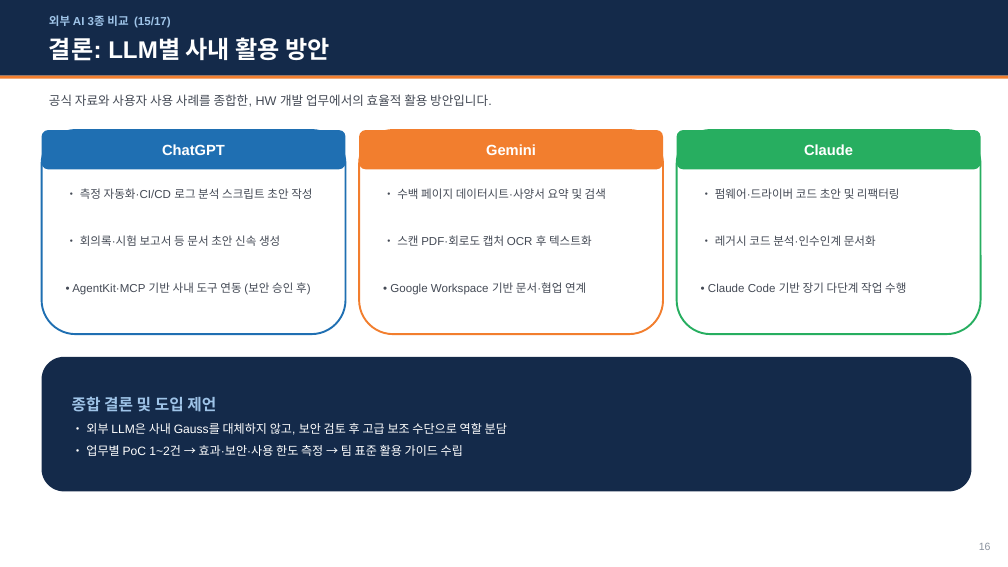
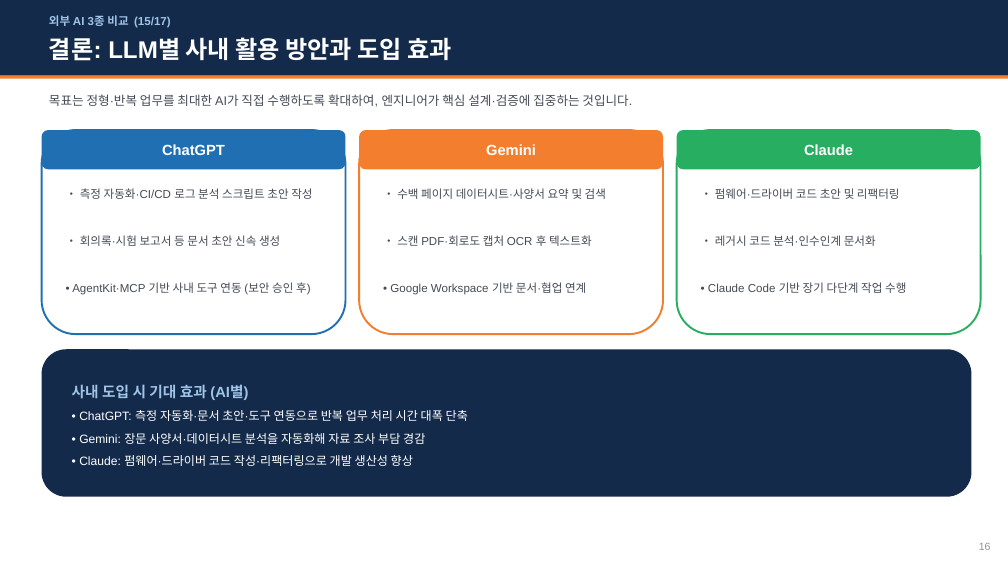
Before and after one commit to whaleonbush/poc, a slide deck: slide 16 of 외부AI_3종_비교조사.pptx. Drawn at 1008x567 pixels with LibreOffice and Linux fonts; fonts in the diff are those of the drawing. Boxes give left, top, right and bottom in pixels: in the first picture for what was removed or moved away, otherwise in the second. Text is boxed around its words. In the diff, an @@ line names an element or a change of style, - is before the commit and + after.

```diff
--- a/외부AI_3종_비교조사.pptx
+++ b/외부AI_3종_비교조사.pptx
@@ text at (49, 37, 452, 61): text changed @@
-결론: LLM별 사내 활용 방안
+결론: LLM별 사내 활용 방안과 도입 효과
@@ text at (49, 94, 632, 107): text changed @@
-공식 자료와 사용자 사용 사례를 종합한, HW 개발 업무에서의 효율적 활용 방안입니다.
+목표는 정형·반복 업무를 최대한 AI가 직접 수행하도록 확대하여, 엔지니어가 핵심 설계·검증에 집중하는 것입니다.
@@ rounded rectangle: place and size @@
-rounded rectangle at (42, 357, 972, 492)
+rounded rectangle at (42, 349, 972, 497)
@@ text at (72, 384, 468, 466): text changed @@
-종합 결론 및 도입 제언
-• 외부 LLM은 사내 Gauss를 대체하지 않고, 보안 검토 후 고급 보조 수단으로 역할 분담
-• 업무별 PoC 1~2건 → 효과·보안·사용 한도 측정 → 팀 표준 활용 가이드 수립
+사내 도입 시 기대 효과 (AI별)
+• ChatGPT: 측정 자동화·문서 초안·도구 연동으로 반복 업무 처리 시간 대폭 단축
+• Gemini: 장문 사양서·데이터시트 분석을 자동화해 자료 조사 부담 경감
+• Claude: 펌웨어·드라이버 코드 작성·리팩터링으로 개발 생산성 향상
```
Also in this commit, not shown: 1 other slide changed, 1 other file.
